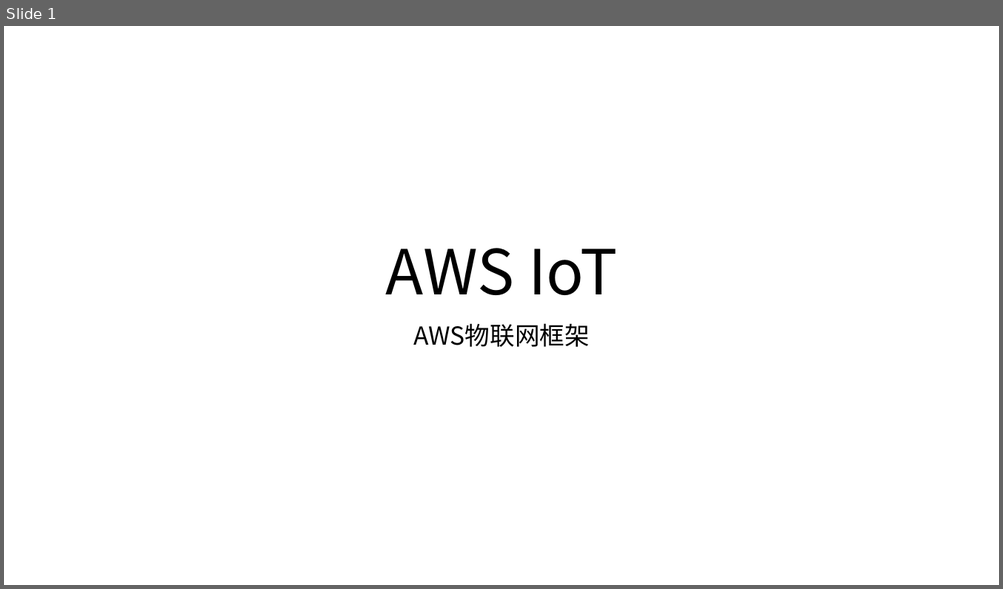
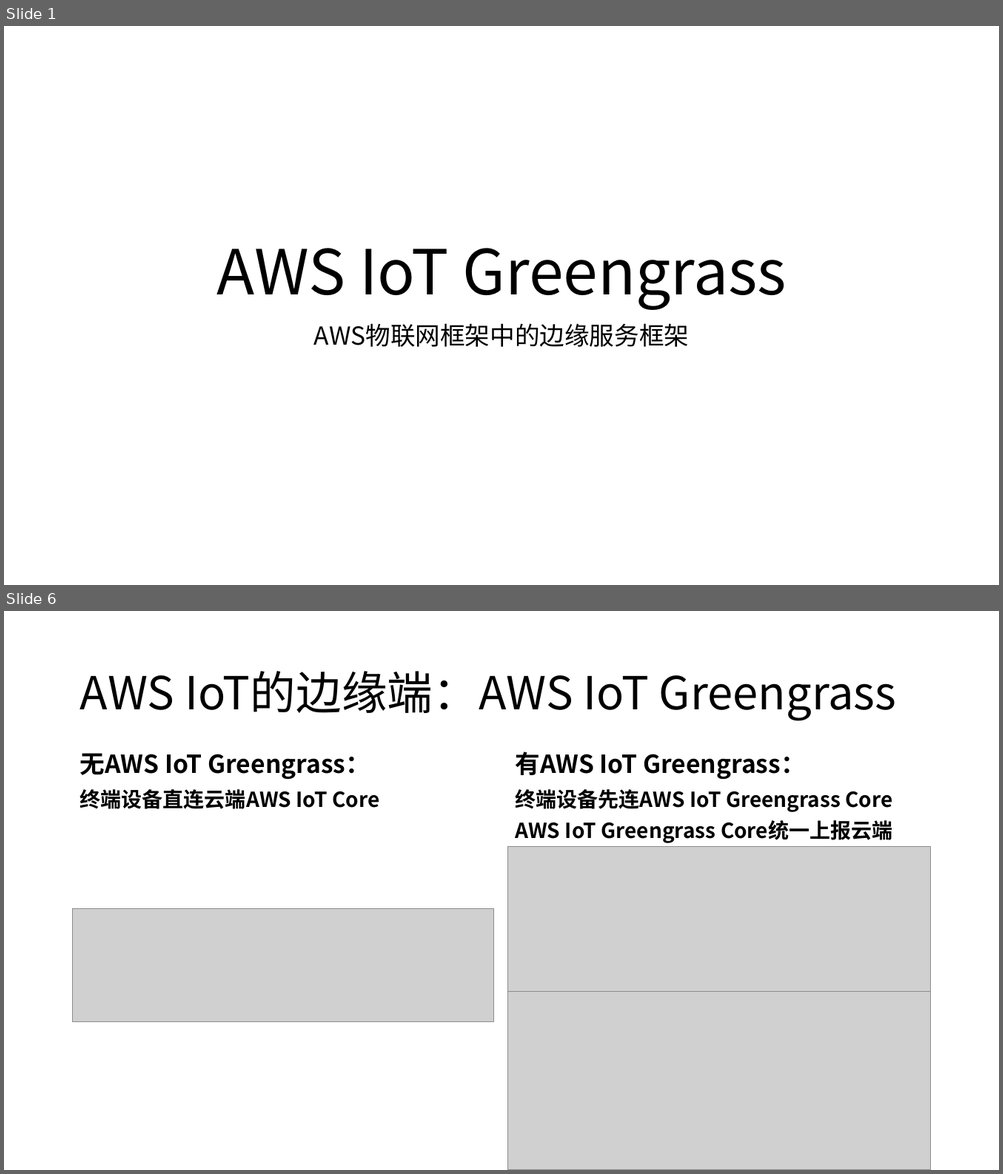
Before and after one commit to yindaheng98/Notebook, a slide deck: 学习笔记/边缘计算/AWSIoT.pptx. Shown one above the other, each under a label of ours: slide 1 before the commit, slides 1 and 6 after it; the slides between them are not shown. The pictures are 1003x589 and 1003x1174 pixels, drawn with LibreOffice and Linux fonts; fonts in the diff are those of the drawing; grey boxes stand for pictures. Boxes give left, top, right and bottom in pixels: in the first picture for what was removed or moved away, otherwise in the second. Text is boxed around its words. In the diff, an @@ line names an element or a change of style, - is before the commit and + after.

```diff
--- a/学习笔记/边缘计算/AWSIoT.pptx
+++ b/学习笔记/边缘计算/AWSIoT.pptx
@@ slide 6 added at box(4, 611, 999, 1170), background #FFFFFF @@
@@ title added at box(80, 671, 896, 721), 44 pt, text #000000 @@
+AWS IoT的边缘端：AWS IoT Greengrass
@@ text added at box(80, 753, 379, 809), 24 pt, text #000000, bold @@
+无AWS IoT Greengrass：
+终端设备直连云端AWS IoT Core
@@ text added at box(515, 752, 892, 812), 20 pt, text #000000, bold @@
+有AWS IoT Greengrass：
+终端设备先连AWS IoT Greengrass Core
@@ text added at box(515, 820, 893, 843), 20 pt, text #000000, bold @@
+AWS IoT Greengrass Core统一上报云端
@@ picture added at box(508, 847, 930, 1007) @@
@@ picture added at box(73, 909, 493, 1022) @@
@@ picture added at box(508, 992, 930, 1170) @@
@@ slide 1 changed as well @@
@@ title at box(216, 248, 786, 310): text changed @@
-AWS IoT
+AWS IoT Greengrass
@@ subtitle at box(314, 323, 689, 347): text changed @@
-AWS物联网框架
+AWS物联网框架中的边缘服务框架
```
Also in this commit, not shown: 6 other slides added, 2 slides removed.
